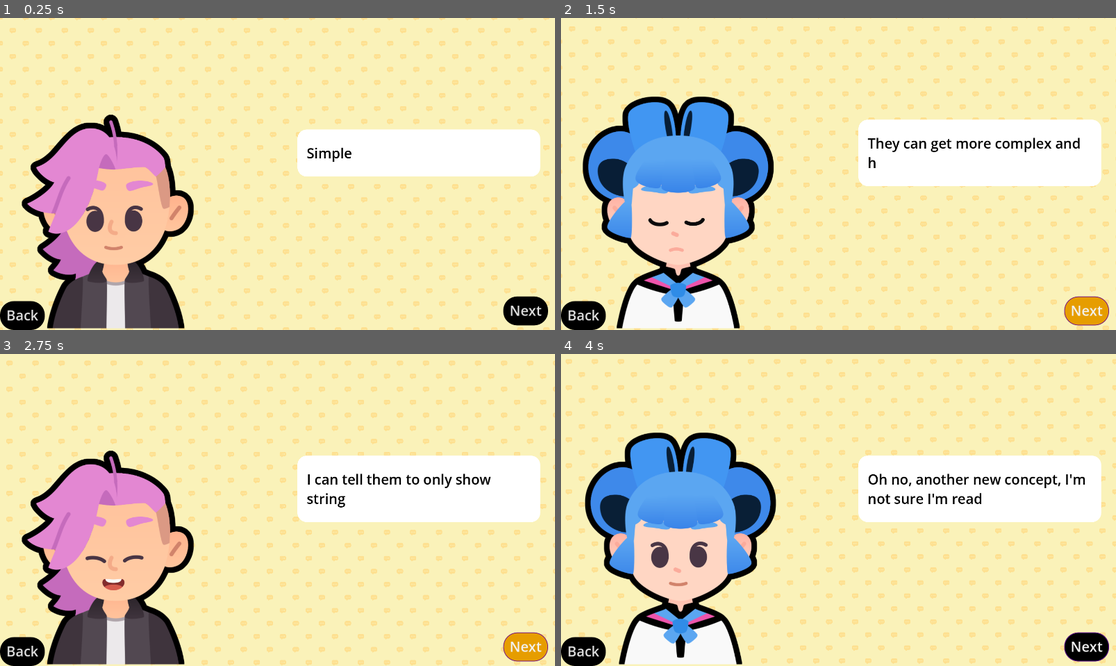
Above: before the commit, frames 1-4 (two rows, left to right).
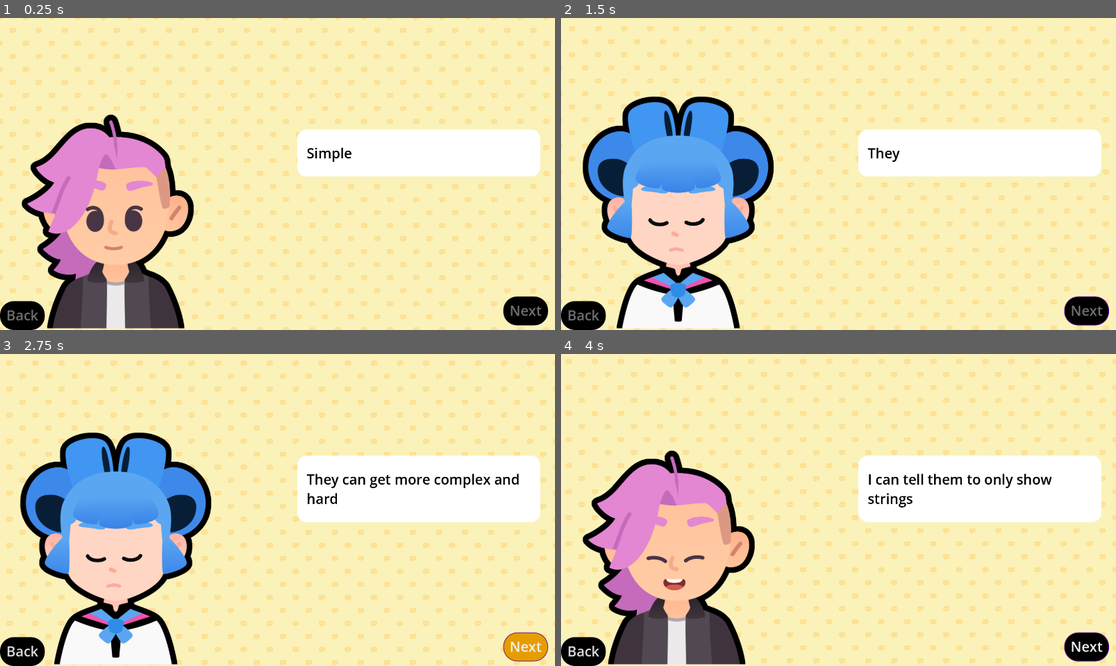
Above: after the commit, the same moments.

Repository: peeryo/2d-GameDev-course
Game: Godot game, scene res://lessons/dialog.tscn
The game is run twice, just before and just after one commit, with the same random seed, the same clock (stepped at 60 frames per second) and the same inputs. Sound files missing from this copy of the repository are replaced by a short silence.
Inputs (mouse positions are in pixels of both pictures, inside the frame that each line leads up to):
- Up to frame 1 (0.25 s): no input
- Up to frame 2 (1.5 s): click (583, 314) at 0.5 s, where only the run before the commit has a clickable "Back"; click "Next" at 1.25 s
- Up to frame 3 (2.75 s): click (527, 647) at 2 s, where only the run before the commit has a clickable "Next"
- Up to frame 4 (4 s): tap Enter at 2.75 s; move the mouse to (960, 494) at 2.77 s; hold D (move_right) 2.78-3.53 s; tap Z at 2.85, 3.6 s; click (960, 494) at 2.92 s; tap Space at 3.02, 3.77 s; move the mouse to (727, 525) at 3.52 s; hold S (move_down) from 3.53 s (still down)

The runs differ from the first frame. In frame 1, 0.2% of the frame differs, in the area x 1-98%, y 92-98%; in frame 2, 4.2%; in frame 3, 19%; in frame 4, 20%, in the area x 3-95%, y 25-100%.

Commit message:
M7L13 All including rewind buttons

Diff:
--- a/M07.telling_a_story_workbook/lessons/dialog.gd
+++ b/M07.telling_a_story_workbook/lessons/dialog.gd
@@ -33,7 +33,7 @@
 		"character": bodies["sophia"]
 	},
 	{
-		"expression": expressions["happy"],
+		"expression": expressions["sad"],
 		"text": "Well, perhaps we should use dictionaries instead",
 		"character": bodies["pink"]
 	},
@@ -82,6 +82,16 @@
 	tween.finished.connect(audio_stream_player.stop)
 	slide_in()
 
+	next_button.disabled = true
+	tween.finished.connect(func() -> void:
+		next_button.disabled = false
+	)
+	#why isn't this button working with key presses? It disables fine
+	back_button.disabled = true
+	tween.finished.connect(func() -> void:
+		back_button.disabled = false
+	)
+
 func advance() -> void:
 	current_item_index += 1
 	if current_item_index >= dialog_items.size():
--- a/M07.telling_a_story_workbook/lessons/dialog.tscn
+++ b/M07.telling_a_story_workbook/lessons/dialog.tscn
@@ -14,6 +14,14 @@
 shader_parameter/pattern_color = Color(0.996078, 0.878431, 0.564706, 1)
 shader_parameter/pattern_size = 75.0
 shader_parameter/pattern_sampler = ExtResource("2_go06q")
+
+[sub_resource type="InputEventAction" id="InputEventAction_q7u1e"]
+action = &"advance_text"
+
+[sub_resource type="Shortcut" id="Shortcut_tteyn"]
+events = [SubResource("InputEventAction_q7u1e")]
+
+[sub_resource type="Shortcut" id="Shortcut_p6ai8"]
 
 [node name="Dialog" type="Control"]
 layout_mode = 3
@@ -97,6 +105,7 @@
 offset_bottom = -16.0
 grow_horizontal = 0
 grow_vertical = 0
+shortcut = SubResource("Shortcut_tteyn")
 text = "Next
 "
 
@@ -109,6 +118,7 @@
 offset_top = -100.0
 offset_right = 155.0
 grow_vertical = 0
+shortcut = SubResource("Shortcut_p6ai8")
 text = "Back
 "
 
--- a/M07.telling_a_story_workbook/project.godot
+++ b/M07.telling_a_story_workbook/project.godot
@@ -76,3 +76,14 @@
 "events": [Object(InputEventMouseButton,"resource_local_to_scene":false,"resource_name":"","device":-1,"window_id":0,"a …(259 unchanged characters)…
 ]
 }
+advance_text={
+"deadzone": 0.5,
+"events": [Object(InputEventKey,"resource_local_to_scene":false,"resource_name":"","device":-1,"window_id":0,"alt_pressed":false,"shift_pressed":false,"ctrl_pressed":false,"meta_pressed":false,"pressed":false,"keycode":0,"physical_keycode":32,"key_label":0,"unicode":32,"location":0,"echo":false,"script":null)
+, Object(InputEventKey,"resource_local_to_scene":false,"resource_name":"","device":-1,"window_id":0,"alt_pressed":false,"shift_pressed":false,"ctrl_pressed":false,"meta_pressed":false,"pressed":false,"keycode":0,"physical_keycode":4194309,"key_label":0,"unicode":0,"location":0,"echo":false,"script":null)
+]
+}
+rewind_text={
+"deadzone": 0.5,
+"events": [Object(InputEventKey,"resource_local_to_scene":false,"resource_name":"","device":-1,"window_id":0,"alt_pressed":false,"shift_pressed":false,"ctrl_pressed":false,"meta_pressed":false,"pressed":false,"keycode":0,"physical_keycode":4194325,"key_label":0,"unicode":0,"location":0,"echo":false,"script":null)
+]
+}
Not shown: 1 places in M07.telling_a_story_workbook/lessons/dialog.tscn that only renumber resources
